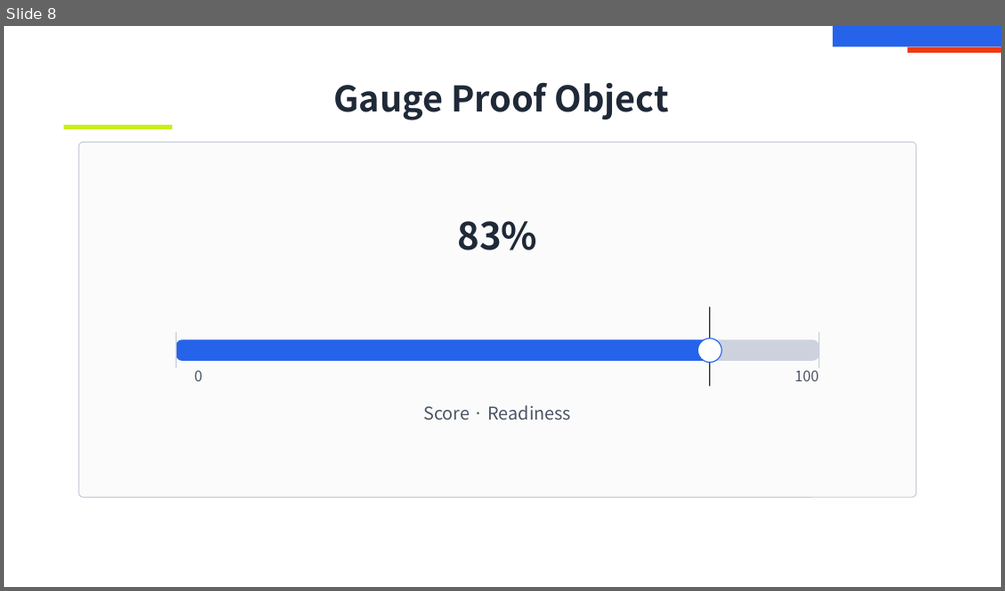
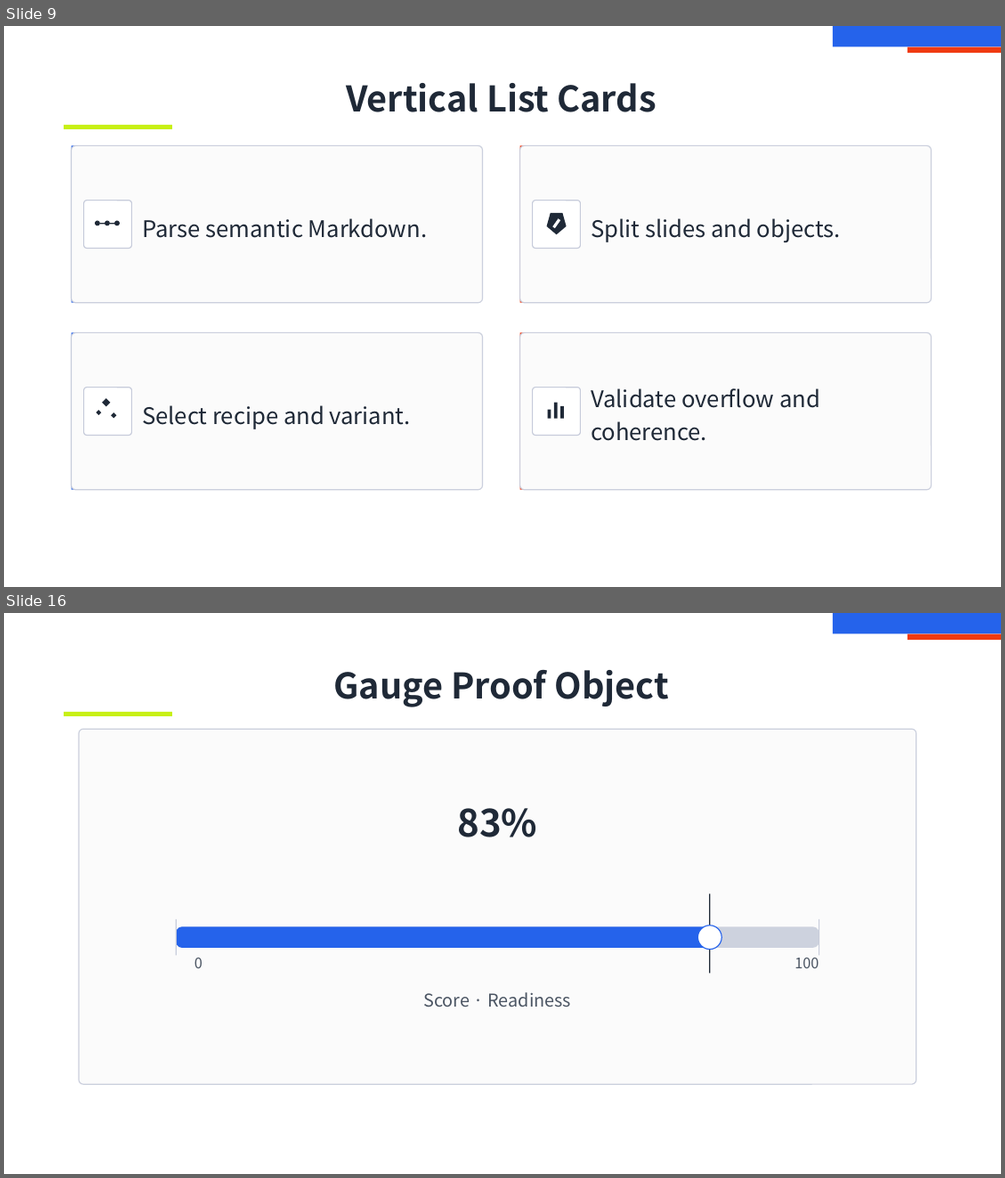
Before and after one commit to ch040602/mdpr-skill, a slide deck: artifacts/intro-decks/element-catalog/deck.pptx. Shown one above the other, each under a label of ours: slide 8 before the commit, slides 9 and 16 after it; the slides between them are not shown. The pictures are 1005x591 and 1005x1178 pixels, drawn with LibreOffice and Linux fonts; fonts in the diff are those of the drawing. Boxes give left, top, right and bottom in pixels: in the first picture for what was removed or moved away, otherwise in the second. Text is boxed around its words. In the diff, an @@ line names an element or a change of style, - is before the commit and + after.

Commit message:
Expand MDPR object catalog deck

```diff
--- a/artifacts/intro-decks/element-catalog/deck.pptx
+++ b/artifacts/intro-decks/element-catalog/deck.pptx
@@ slide 9 added at bbox=[4, 26, 1001, 587], background #FFFFFF @@
@@ rectangle added at bbox=[833, 26, 1001, 47], fill #2563EB @@
@@ rectangle added at bbox=[907, 47, 1001, 53], fill #F03A11 @@
@@ text added at bbox=[346, 83, 655, 112], 34 pt, text #1F2937, bold @@
+Vertical List Cards
@@ rectangle added at bbox=[64, 125, 172, 129], fill #C7F015 @@
@@ rectangle added at bbox=[72, 145, 77, 303], fill #2563EB @@
@@ rounded rectangle added at bbox=[72, 145, 483, 303], fill #FBFBFB, outline #C6CBDA 1 pt @@
@@ rectangle added at bbox=[520, 145, 526, 303], fill #F03A11 @@
@@ rounded rectangle added at bbox=[520, 145, 931, 303], fill #FBFBFB, outline #C6CBDA 1 pt @@
@@ rounded rectangle added at bbox=[84, 200, 132, 248], fill #FFFFFF, outline #C6CBDA 1 pt @@
@@ rounded rectangle added at bbox=[533, 200, 581, 248], fill #FFFFFF, outline #C6CBDA 1 pt @@
@@ ellipse added at bbox=[95, 220, 100, 225], fill #1F2937 @@
@@ rectangle added at bbox=[100, 223, 105, 224], fill #1F2937 @@
@@ ellipse added at bbox=[105, 220, 110, 225], fill #1F2937 @@
@@ rectangle added at bbox=[110, 223, 116, 224], fill #1F2937 @@
@@ ellipse added at bbox=[114, 220, 120, 225], fill #1F2937 @@
@@ text added at bbox=[142, 218, 427, 238], 22 pt, text #1F2937 @@
+Parse semantic Markdown.
@@ pentagon added at bbox=[547, 213, 566, 234], fill #1F2937 @@
@@ rectangle added at bbox=[552, 218, 560, 228], fill #FFFFFF @@
@@ text added at bbox=[591, 218, 841, 242], 22 pt, text #1F2937 @@
+Split slides and objects.
@@ rectangle added at bbox=[72, 332, 77, 490], fill #2563EB @@
@@ rounded rectangle added at bbox=[72, 332, 483, 490], fill #FBFBFB, outline #C6CBDA 1 pt @@
@@ rectangle added at bbox=[520, 332, 526, 490], fill #F03A11 @@
@@ rounded rectangle added at bbox=[520, 332, 931, 490], fill #FBFBFB, outline #C6CBDA 1 pt @@
@@ rounded rectangle added at bbox=[84, 387, 132, 435], fill #FFFFFF, outline #C6CBDA 1 pt @@
@@ diamond added at bbox=[102, 398, 110, 407], fill #1F2937 @@
@@ rounded rectangle added at bbox=[533, 387, 581, 435], fill #FFFFFF, outline #C6CBDA 1 pt @@
@@ text added at bbox=[591, 388, 820, 441], 22 pt, text #1F2937 @@
+Validate overflow and coherence.
@@ diamond added at bbox=[96, 410, 101, 415], fill #1F2937 @@
@@ diamond added at bbox=[111, 412, 117, 418], fill #1F2937 @@
@@ text added at bbox=[142, 405, 411, 429], 22 pt, text #1F2937 @@
+Select recipe and variant.
@@ rectangle added at bbox=[548, 410, 550, 418], fill #1F2937 @@
@@ rectangle added at bbox=[554, 402, 558, 418], fill #1F2937 @@
@@ rectangle added at bbox=[560, 406, 563, 418], fill #1F2937 @@
@@ what was slide 8 is now slide 16 @@
```
Also in this commit, not shown: 7 slides changed, 14 other slides added, 1 slide removed, 36 other files.
